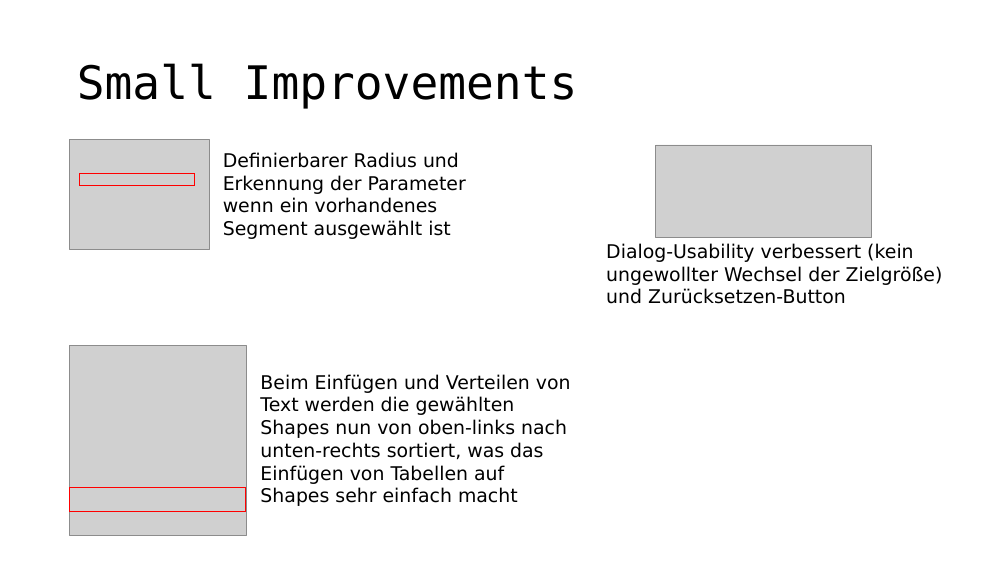
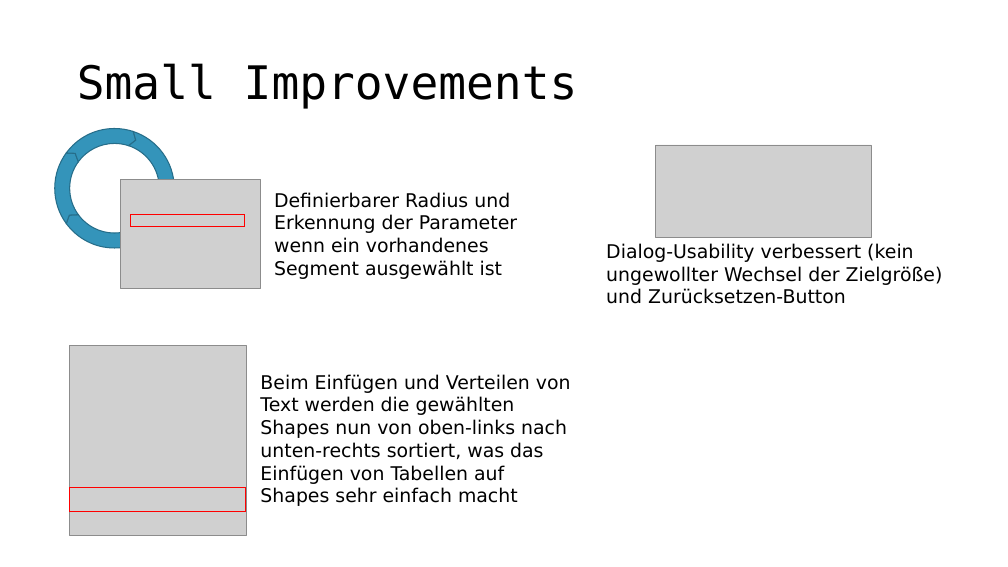
Before and after one commit to pyro-team/bkt-toolbox, a slide deck: slide 2 of documentation/Changelog.pptx. Drawn at 1008x567 pixels with LibreOffice and Linux fonts; fonts in the diff are those of the drawing; grey boxes stand for pictures. Boxes give left, top, right and bottom in pixels: in the first picture for what was removed or moved away, otherwise in the second. Text is boxed around its words. In the diff, an @@ line names an element or a change of style, - is before the commit and + after.

```diff
--- a/documentation/Changelog.pptx
+++ b/documentation/Changelog.pptx
@@ group added at [54, 129, 174, 248]: 4 freeform shapes @@
@@ 1 picture, 1 text, 1 rectangle: place and size @@
-1 picture, 1 text, 1 rectangle at [70, 140, 466, 250]
+1 picture, 1 text, 1 rectangle at [121, 179, 517, 289]
```
Also in this commit, not shown: 1 other file.
